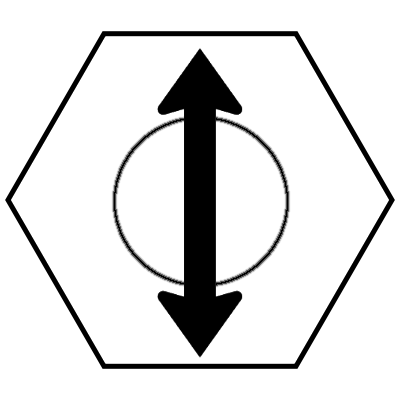
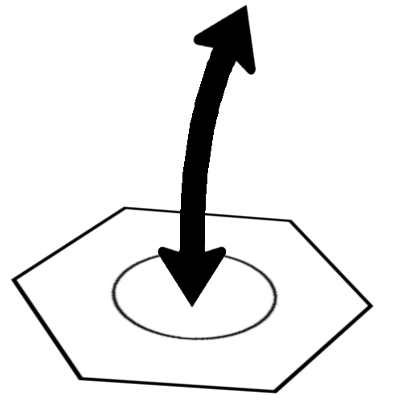
Before/after of a 400 x 400 layered artwork. What changed in the layer stack:
removed layer "Calque Copié" over [157, 47, 243, 358]
painted on "Arrière-plan" over [5, 4, 395, 394]
